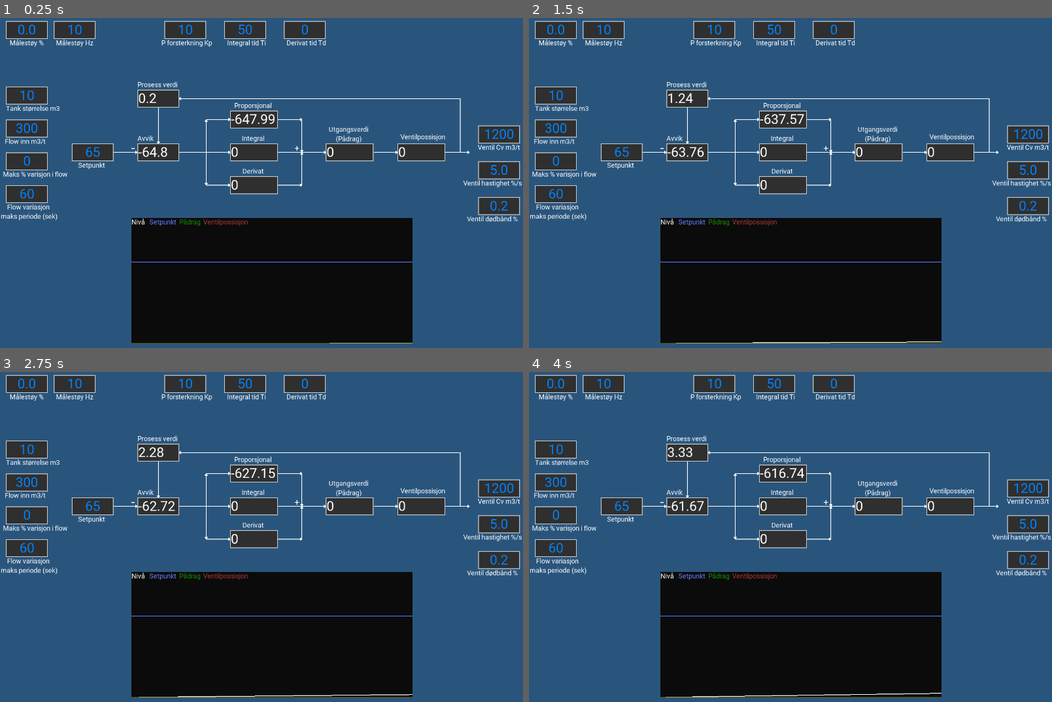
Above: before the commit, frames 1-4 (two rows, left to right).
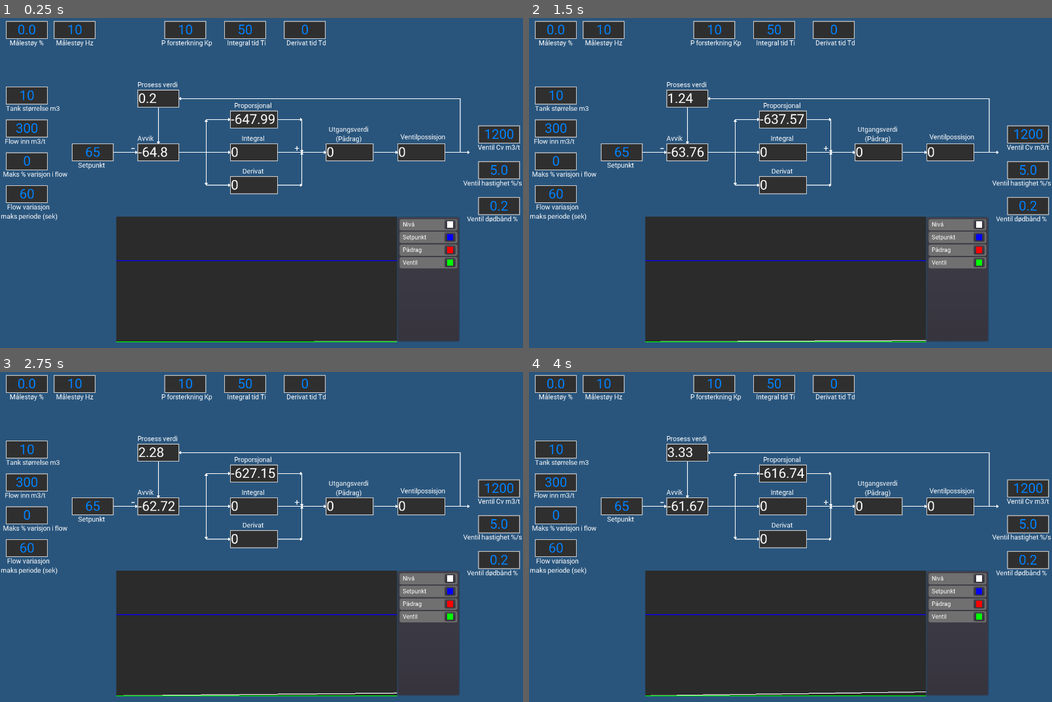
Above: after the commit, the same moments.

Repository: Keroflux/PIDsimulator
Game: Godot game, scene res://PIDsim.tscn
Two runs of this game, one before a commit and one after it. Both use one fixed random seed, a clock stepped at 60 frames per second and the inputs below.
Inputs:
- Up to frame 1 (0.25 s): no input
- Up to frame 2 (1.5 s): no input
- Up to frame 3 (2.75 s): no input
- Up to frame 4 (4 s): no input

The runs differ from the first frame. In frame 1, 25% of the frame differs, in the area x 22-88%, y 60-99%; in frame 2, 25%; in frame 3, 25%; in frame 4, 25%.

Commit message:
Bedre trend

Diff:
--- a/Avvik.gd
+++ b/Avvik.gd
@@ -1,5 +1,6 @@
 extends Label
 
+var type = "Avvik"
 var avvik: float = 0.0
 var prosess_verdi: float = 0.0
 var setpunkt: float = 0.0
--- a/Derivat.gd
+++ b/Derivat.gd
@@ -1,5 +1,6 @@
 extends Label
 
+var type = "D"
 var utgangsverdi: float = 0.0
 var Td: float = 0.0
 var Kp: float = 10
--- a/Integral.gd
+++ b/Integral.gd
@@ -1,5 +1,6 @@
 extends Label
 
+var type = "I"
 var utgangsverdi: float = 0.0
 var Ti: float = 50.0
 var Kp: float = 10.0
--- a/PIDsim.tscn
+++ b/PIDsim.tscn
@@ -9,9 +9,8 @@
 [ext_resource path="res://Derivat.gd" type="Script" id=7]
 [ext_resource path="res://Pådrag.gd" type="Script" id=8]
 [ext_resource path="res://PIDsim.gd" type="Script" id=9]
-[ext_resource path="res://Trend.gd" type="Script" id=10]
 [ext_resource path="res://Ventil.gd" type="Script" id=11]
-[ext_resource path="res://TrendLine.gd" type="Script" id=13]
+[ext_resource path="res://Trend.tscn" type="PackedScene" id=12]
 
 [sub_resource type="DynamicFont" id=2]
 size = 36
@@ -38,10 +37,6 @@
 
 [sub_resource type="DynamicFont" id=6]
 size = 24
-font_data = ExtResource( 1 )
-
-[sub_resource type="DynamicFont" id=8]
-size = 18
 font_data = ExtResource( 1 )
 
 [node name="PIDsim" type="Node2D"]
@@ -637,80 +632,8 @@
 align = 1
 valign = 1
 
-[node name="Trend" type="Node2D" parent="."]
-position = Vector2( 664, 696 )
-
-[node name="Timer" type="Timer" parent="Trend"]
-wait_time = 0.1
-autostart = true
-
-[node name="Trend" type="ColorRect" parent="Trend"]
-margin_left = -312.0
-margin_top = -160.0
-margin_right = 440.0
-margin_bottom = 176.0
-color = Color( 0.0470588, 0.0470588, 0.0470588, 1 )
-script = ExtResource( 10 )
-
-[node name="TrendLines" type="Node2D" parent="Trend/Trend"]
-
-[node name="Level" type="Line2D" parent="Trend/Trend/TrendLines"]
-position = Vector2( 0, 224 )
-width = 2.0
-default_color = Color( 1, 1, 1, 1 )
-script = ExtResource( 13 )
-
-[node name="Setpunkt" type="Line2D" parent="Trend/Trend/TrendLines"]
-position = Vector2( 0, 224 )
-width = 2.0
-default_color = Color( 0.4, 0.501961, 1, 1 )
-script = ExtResource( 13 )
-
-[node name="Utgang" type="Line2D" parent="Trend/Trend/TrendLines"]
-position = Vector2( 0, 224 )
-width = 2.0
-default_color = Color( 0.0745098, 0.560784, 0.0313726, 1 )
-script = ExtResource( 13 )
-
-[node name="Ventil" type="Line2D" parent="Trend/Trend/TrendLines"]
-position = Vector2( 0, 224 )
-width = 1.0
-default_color = Color( 0.662745, 0.215686, 0.215686, 1 )
-script = ExtResource( 13 )
-
-[node name="Nivå" type="Label" parent="Trend/Trend"]
-margin_right = 144.0
-margin_bottom = 22.0
-custom_fonts/font = SubResource( 8 )
-text = "Nivå"
-valign = 1
-
-[node name="Setpunkt2" type="Label" parent="Trend/Trend"]
-self_modulate = Color( 0.4, 0.501961, 1, 1 )
-margin_left = 48.0
-margin_right = 192.0
-margin_bottom = 22.0
-custom_fonts/font = SubResource( 8 )
-text = "Setpunkt"
-valign = 1
-
-[node name="Pådrag" type="Label" parent="Trend/Trend"]
-self_modulate = Color( 0.0745098, 0.560784, 0.0313726, 1 )
-margin_left = 128.0
-margin_right = 272.0
-margin_bottom = 22.0
-custom_fonts/font = SubResource( 8 )
-text = "Pådrag"
-valign = 1
-
-[node name="Ventil2" type="Label" parent="Trend/Trend"]
-self_modulate = Color( 0.662745, 0.215686, 0.215686, 1 )
-margin_left = 192.0
-margin_right = 336.0
-margin_bottom = 22.0
-custom_fonts/font = SubResource( 8 )
-text = "Ventilpossisjon"
-valign = 1
+[node name="Trend" parent="." instance=ExtResource( 12 )]
+position = Vector2( 623, 692 )
 
 [node name="Tween" type="Tween" parent="."]
 
@@ -729,5 +652,4 @@
 [connection signal="text_entered" from="VentilDødbånd" to="Blokkdiagram/Ventil" method="_on_VentilDdbnd_text_entered"]
 [connection signal="text_entered" from="Målestøy" to="." method="_on_Mlesty_text_entered"]
 [connection signal="text_entered" from="MålestøyHZ" to="." method="_on_MlestyHZ_text_entered"]
-[connection signal="timeout" from="Trend/Timer" to="Trend/Trend" method="_on_Timer_timeout"]
 [connection signal="tween_all_completed" from="Tween" to="." method="_on_Tween_tween_all_completed"]
--- a/Proporsjonal.gd
+++ b/Proporsjonal.gd
@@ -1,5 +1,6 @@
 extends Label
 
+var type = "P"
 var utgangsverdi: float = 0.0
 var Kp: float = 10.0
 var avvik: float = 0.0
--- a/ProsessVerdi.gd
+++ b/ProsessVerdi.gd
@@ -1,5 +1,6 @@
 extends Label
 
+var type = "Nivå"
 var avvik
 var prosess_verdi: float = 65.0
 var trend: float = 0.0
--- a/Pådrag.gd
+++ b/Pådrag.gd
@@ -1,5 +1,6 @@
 extends Label
 
+var type = "Pådrag"
 var utgang: float = 0.0
 var p: float = 0.0
 var i: float = 0.0
--- a/Setpunkt.gd
+++ b/Setpunkt.gd
@@ -1,9 +1,10 @@
 extends LineEdit
 
-
+var type = "Setpunkt"
 var avvik
 var setpunkt: float = 65
 var trend: float = 0.0
+
 
 func _ready():
 	avvik = get_parent().get_node("Avvik")
--- a/Trend.gd
+++ b/Trend.gd
@@ -1,9 +1,30 @@
 extends ColorRect
 
-
+var trend_label = preload("res://TrendLabel.tscn")
+var trend_line = preload("res://TrendLine.tscn")
+var trend_color = [Color(1.0, 1.0, 1.0), Color(0.0, 0.0, 1.0), Color(1.0, 0.0, 0.0), Color(0.0, 1.0, 0.0)]
 onready var trends = [get_parent().get_parent().get_node("Blokkdiagram/ProsessVerdi"), get_parent().get_parent().get_node("Blokkdiagram/Setpunkt"),get_parent().get_parent().get_node("Blokkdiagram/Pådrag"),get_parent().get_parent().get_node("Blokkdiagram/Ventil")]
+onready var label_panel = get_parent().get_node("PanelContainer/VBoxContainer")
 
 
-func _on_Timer_timeout():
+func _ready() -> void:
+	for i in trends.size():
+		var t = trend_line.instance()
+		var l = trend_label.instance()
+		t.default_color = trend_color[i]
+
+		l.get_child(0).color = trend_color[i]
+		l.get_child(0).connect("color_changed", t, "change_color")
+		l.text = "  " + trends[i].type
+
+		label_panel.add_child(l)
+		$TrendLines.add_child(t)
+
+
+func _on_Timer_timeout() -> void:
 	for i in $TrendLines.get_child_count():
 		$TrendLines.get_child(i).redraw_trend(trends[i].trend)
+
+
+func add_trend():
+	pass
--- a/Trend.tscn
+++ b/Trend.tscn
@@ -1,15 +1,9 @@
-[gd_scene load_steps=5 format=2]
+[gd_scene load_steps=2 format=2]
 
-[ext_resource path="res://TrendLine.gd" type="Script" id=1]
 [ext_resource path="res://Trend.gd" type="Script" id=2]
-[ext_resource path="res://Roboto-Regular.ttf" type="DynamicFontData" id=3]
-
-[sub_resource type="DynamicFont" id=4]
-size = 18
-font_data = ExtResource( 3 )
 
 [node name="Trend" type="Node2D"]
-position = Vector2( 664, 696 )
+position = Vector2( 418, 450 )
 
 [node name="Timer" type="Timer" parent="."]
 wait_time = 0.1
@@ -20,67 +14,21 @@
 margin_top = -160.0
 margin_right = 440.0
 margin_bottom = 176.0
-color = Color( 0.0470588, 0.0470588, 0.0470588, 1 )
+color = Color( 0.172549, 0.172549, 0.172549, 1 )
 script = ExtResource( 2 )
 
 [node name="TrendLines" type="Node2D" parent="Trend"]
 
-[node name="Level" type="Line2D" parent="Trend/TrendLines"]
-position = Vector2( 0, 224 )
-width = 2.0
-default_color = Color( 1, 1, 1, 1 )
-script = ExtResource( 1 )
+[node name="PanelContainer" type="PanelContainer" parent="."]
+margin_left = 440.0
+margin_top = -160.0
+margin_right = 608.0
+margin_bottom = 176.0
 
-[node name="Setpunkt" type="Line2D" parent="Trend/TrendLines"]
-position = Vector2( 0, 224 )
-width = 2.0
-default_color = Color( 0.4, 0.501961, 1, 1 )
-script = ExtResource( 1 )
-
-[node name="Utgang" type="Line2D" parent="Trend/TrendLines"]
-position = Vector2( 0, 224 )
-width = 2.0
-default_color = Color( 0.0745098, 0.560784, 0.0313726, 1 )
-script = ExtResource( 1 )
-
-[node name="Ventil" type="Line2D" parent="Trend/TrendLines"]
-position = Vector2( 0, 224 )
-width = 1.0
-default_color = Color( 0.662745, 0.215686, 0.215686, 1 )
-script = ExtResource( 1 )
-
-[node name="Nivå" type="Label" parent="Trend"]
-margin_right = 144.0
-margin_bottom = 22.0
-custom_fonts/font = SubResource( 4 )
-text = "Nivå"
-valign = 1
-
-[node name="Setpunkt2" type="Label" parent="Trend"]
-self_modulate = Color( 0.4, 0.501961, 1, 1 )
-margin_left = 48.0
-margin_right = 192.0
-margin_bottom = 22.0
-custom_fonts/font = SubResource( 4 )
-text = "Setpunkt"
-valign = 1
-
-[node name="Pådrag" type="Label" parent="Trend"]
-self_modulate = Color( 0.0745098, 0.560784, 0.0313726, 1 )
-margin_left = 128.0
-margin_right = 272.0
-margin_bottom = 22.0
-custom_fonts/font = SubResource( 4 )
-text = "Pådrag"
-valign = 1
-
-[node name="Ventil2" type="Label" parent="Trend"]
-self_modulate = Color( 0.662745, 0.215686, 0.215686, 1 )
-margin_left = 192.0
-margin_right = 336.0
-margin_bottom = 22.0
-custom_fonts/font = SubResource( 4 )
-text = "Ventilpossisjon"
-valign = 1
+[node name="VBoxContainer" type="VBoxContainer" parent="PanelContainer"]
+margin_left = 7.0
+margin_top = 7.0
+margin_right = 161.0
+margin_bottom = 329.0
 
 [connection signal="timeout" from="Timer" to="Trend" method="_on_Timer_timeout"]
--- /dev/null
+++ b/TrendLabel.tscn
@@ -0,0 +1,28 @@
+[gd_scene load_steps=4 format=2]
+
+[ext_resource path="res://Roboto-Regular.ttf" type="DynamicFontData" id=1]
+
+[sub_resource type="DynamicFont" id=5]
+font_data = ExtResource( 1 )
+
+[sub_resource type="StyleBoxFlat" id=6]
+bg_color = Color( 0.443137, 0.443137, 0.443137, 1 )
+corner_radius_top_left = 5
+corner_radius_top_right = 5
+corner_radius_bottom_right = 5
+corner_radius_bottom_left = 5
+
+[node name="Label" type="Label"]
+margin_right = 154.0
+margin_bottom = 30.0
+rect_min_size = Vector2( 0, 30 )
+custom_fonts/font = SubResource( 5 )
+custom_styles/normal = SubResource( 6 )
+text = "Nivå"
+valign = 1
+
+[node name="ColorPickerButton" type="ColorPickerButton" parent="."]
+margin_left = 121.0
+margin_top = 3.0
+margin_right = 149.0
+margin_bottom = 26.0
--- a/TrendLine.gd
+++ b/TrendLine.gd
@@ -48,3 +48,7 @@
 		calculate_point_distance()
 #		find_max()
 		draw_trend()
+
+
+func change_color(color):
+	default_color = color
--- /dev/null
+++ b/TrendLine.tscn
@@ -0,0 +1,9 @@
+[gd_scene load_steps=2 format=2]
+
+[ext_resource path="res://TrendLine.gd" type="Script" id=1]
+
+[node name="Level" type="Line2D"]
+position = Vector2( 0, 224 )
+width = 2.0
+default_color = Color( 1, 1, 1, 1 )
+script = ExtResource( 1 )
--- a/Ventil.gd
+++ b/Ventil.gd
@@ -1,5 +1,6 @@
 extends Label
 
+var type = "Ventil"
 var ventilpossisjon: float = 0.0
 var ventilhastighet: float = 5.0
 var cv: float = 1200.0
Not shown: 1 places in PIDsim.tscn that only renumber resources
